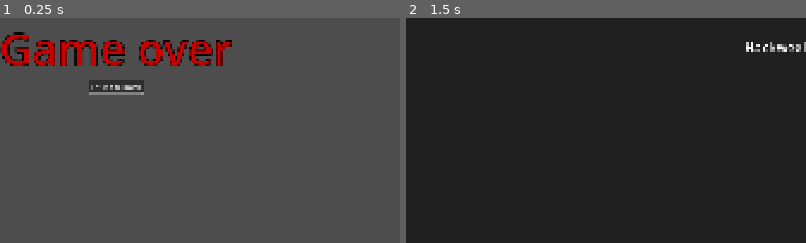
Above: before the commit, frames 1-2 (left to right).
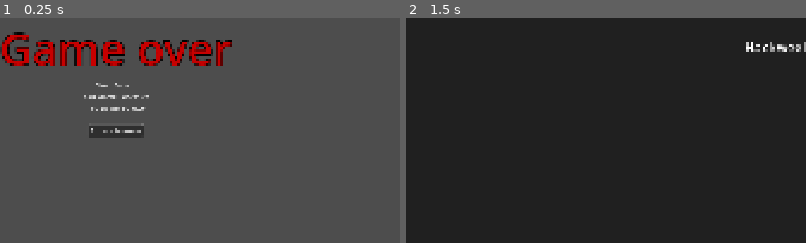
Above: after the commit, the same moments.

Repository: jcronenberg/hackweek-survivor
Game: Godot game, scene res://src/ui/game_over_screen.tscn
The game is run twice, just before and just after one commit, with the same random seed, the same clock (stepped at 60 frames per second) and the same inputs. This scene is started directly instead of the project's main scene.
Inputs (mouse positions are % of the whole screen's width and height, from its top left):
- Up to frame 1 (0.25 s): no input
- Up to frame 2 (1.5 s): move the mouse to (72, 45) at 0.52 s; hold Right (ui_right) 0.53-1.25 s; click "Return to menu" at 1.25 s
The pictures show only the part of the screen within x 0-50%, y 0-50%; the shares and areas given below are measured in that part.

The runs differ from the first frame. In frame 1, 1.9% of the frame differs, in the area x 21-38%, y 27-54%; in frame 2, nothing differs.
Error after the commit: Invalid access to property or key 'level' on a base object of type 'Nil'. (res://src/ui/game_over_screen.gd:6)

Commit message:
Add score to game over screen

Diff:
--- a/src/ui/game_over_screen.gd
+++ b/src/ui/game_over_screen.gd
@@ -3,6 +3,9 @@
 
 func _ready() -> void:
 	%MenuButton.grab_focus()
+	%ScoreLabel.text = "Your score: %s" % (Global.player.level * Global.ui.kills + Global.player.xp)
+	%XpLabel.text = "You gathered %s XP" % Global.player.xp
+	%KillsLabel.text = "You killed %s enemies" % Global.ui.kills
 
 
 func _on_menu_button_pressed() -> void:
--- a/src/ui/game_over_screen.tscn
+++ b/src/ui/game_over_screen.tscn
@@ -15,12 +15,33 @@
 theme_override_font_sizes/font_size = 106
 text = "Game over"
 
+[node name="ScoreLabel" type="Label" parent="."]
+unique_name_in_owner = true
+layout_mode = 2
+text = "Your Score: "
+horizontal_alignment = 1
+
+[node name="KillsLabel" type="Label" parent="."]
+unique_name_in_owner = true
+layout_mode = 2
+text = "You killed 0 enemies"
+horizontal_alignment = 1
+
+[node name="XpLabel" type="Label" parent="."]
+unique_name_in_owner = true
+layout_mode = 2
+text = "You gathered 0 XP"
+horizontal_alignment = 1
+
+[node name="Divider" type="Control" parent="."]
+custom_minimum_size = Vector2(0, 20)
+layout_mode = 2
+
 [node name="MenuButton" type="Button" parent="."]
 unique_name_in_owner = true
 layout_mode = 2
 size_flags_horizontal = 4
 text = "Return to menu"
 script = ExtResource("2_bdo0u")
-metadata/_custom_type_script = "uid://udjuyj2etcbv"
 
 [connection signal="pressed" from="MenuButton" to="." method="_on_menu_button_pressed"]
--- a/src/ui/ui.gd
+++ b/src/ui/ui.gd
@@ -12,6 +12,7 @@
 var minutes: int
 var seconds: int
 var state: UI_STATES = UI_STATES.RUNNING
+var kills: int = 0
 
 
 func _ready() -> void:
@@ -37,6 +38,7 @@
 
 
 func set_kill_count(amount: int) -> void:
+	kills = amount
 	%KillCountLabel.text = "Kills: %s" % amount
 
 
Not shown: 1 places in src/ui/game_over_screen.tscn that only renumber resources
